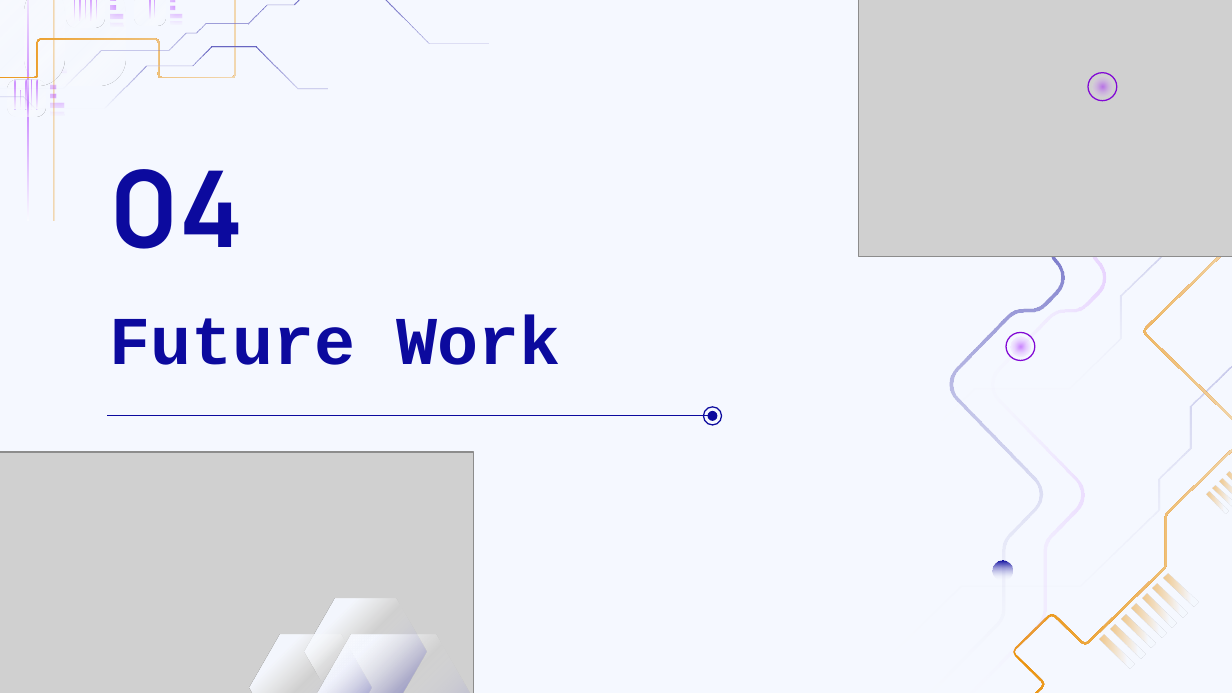
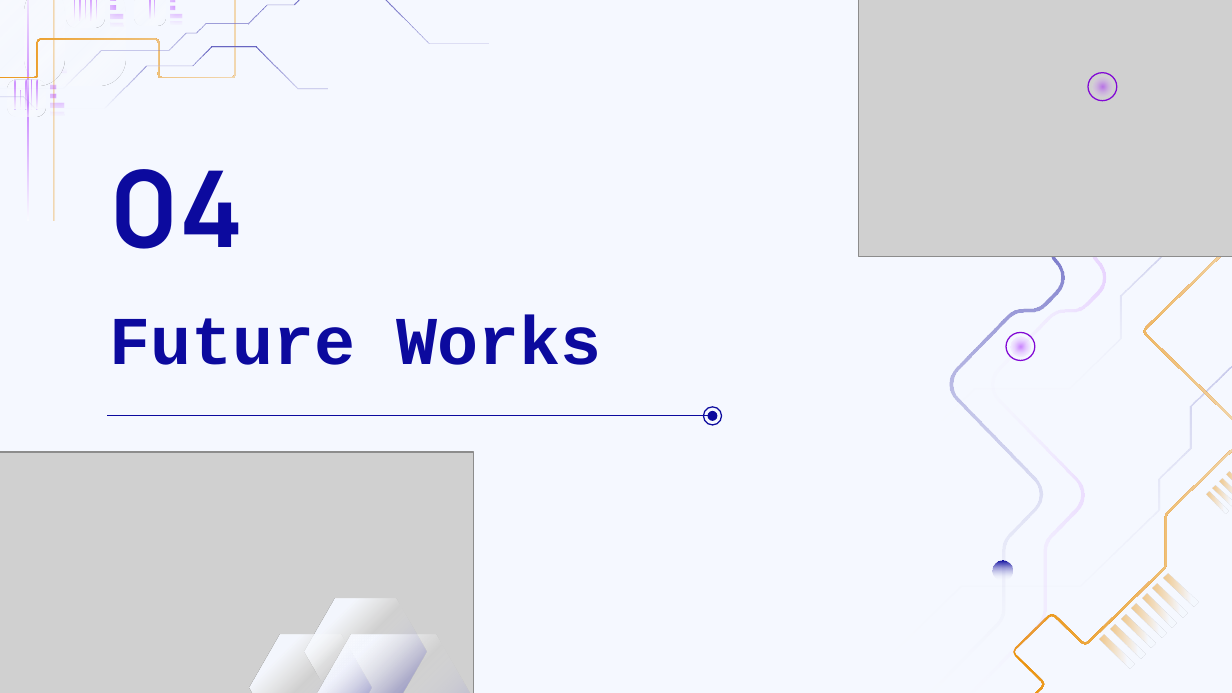
Before and after one commit to Irisi99/SAT4J-API-Fuzzing, a slide deck: slide 28 of Slides.pptx (slide 18 before the commit). Drawn at 1232x693 pixels with LibreOffice and Linux fonts; fonts in the diff are those of the drawing; grey boxes stand for pictures. Boxes give left, top, right and bottom in pixels: in the first picture for what was removed or moved away, otherwise in the second. Text is boxed around its words. In the diff, an @@ line names an element or a change of style, - is before the commit and + after.

```diff
--- a/Slides.pptx
+++ b/Slides.pptx
@@ title at [109, 315, 602, 365]: text changed @@
-Future Work
+Future Works
```
Also in this commit, not shown: 15 other slides changed, 14 slides added, 5 slides removed.
